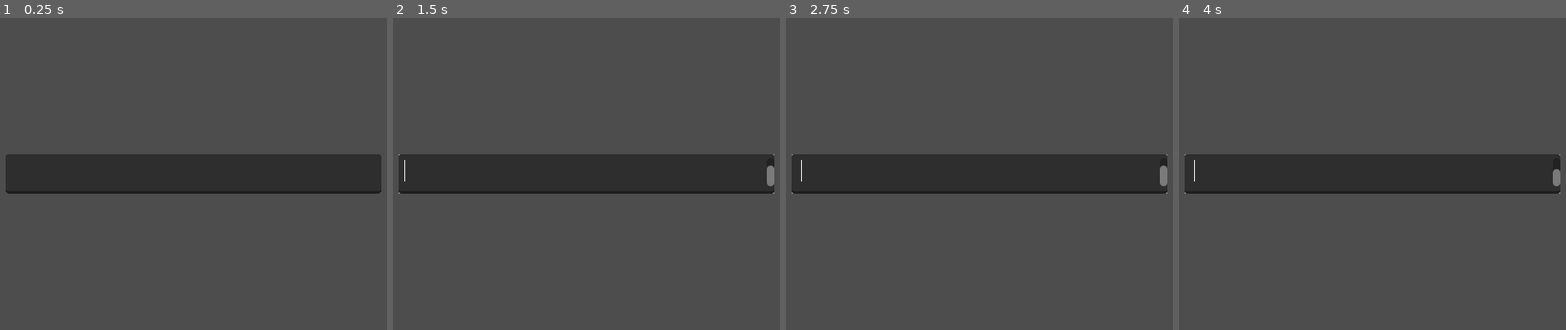
Above: before the commit, frames 1-4 (left to right).
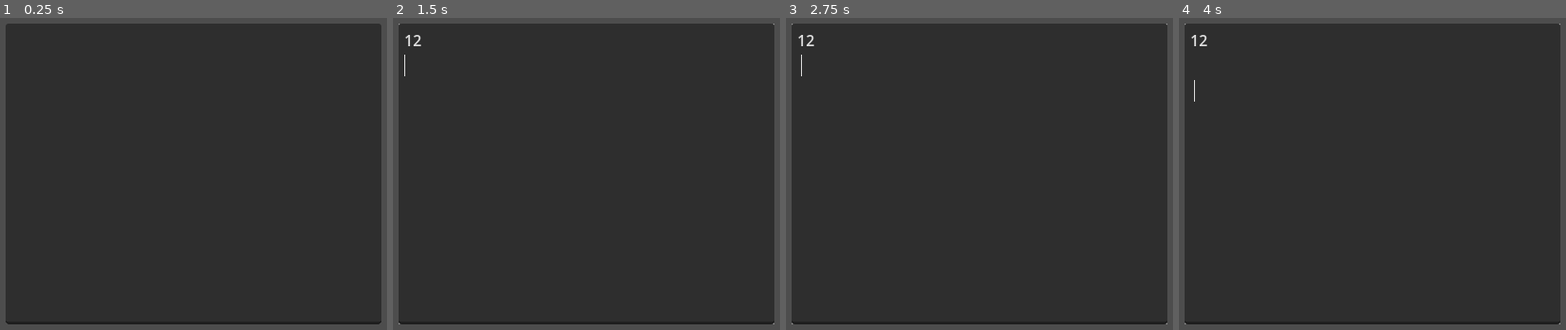
Above: after the commit, the same moments.

Repository: wanpst/stutter
Game: Godot game, scene res://scenes/codespace.tscn
Two runs of this game, one before a commit and one after it. Both use one fixed random seed, a clock stepped at 60 frames per second and the inputs below.
Inputs (mouse positions are in pixels of both pictures, inside the frame that each line leads up to):
- Up to frame 1 (0.25 s): no input
- Up to frame 2 (1.5 s): click (586, 174) at 0.52 s; type "12" at 0.6 s; tap Enter at 1.25 s
- Up to frame 3 (2.75 s): tap Space at 2 s
- Up to frame 4 (4 s): tap Enter at 2.75 s; tap Space at 3.5 s

The runs differ from the first frame. In frame 1, 81% of the frame differs, in the area x 1-99%, y 1-99%; in frame 2, 81%; in frame 3, 81%; in frame 4, 81%.

Commit message:
feat: make the CodeEdit bigger for testing purposes

Diff:
--- a/scenes/codespace.tscn
+++ b/scenes/codespace.tscn
@@ -13,7 +13,7 @@
 metadata/_edit_lock_ = true
 
 [node name="CodeEdit" type="CodeEdit" parent="."]
-custom_minimum_size = Vector2(400, 42)
+custom_minimum_size = Vector2(400, 320)
 layout_mode = 1
 anchors_preset = 8
 anchor_left = 0.5
